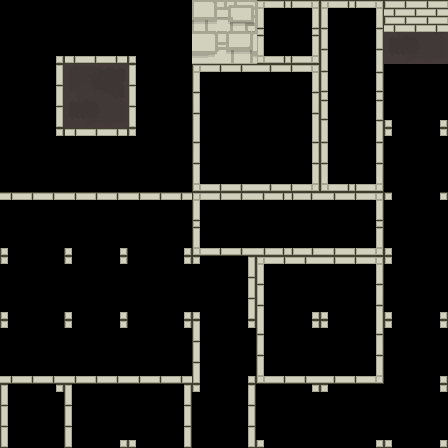
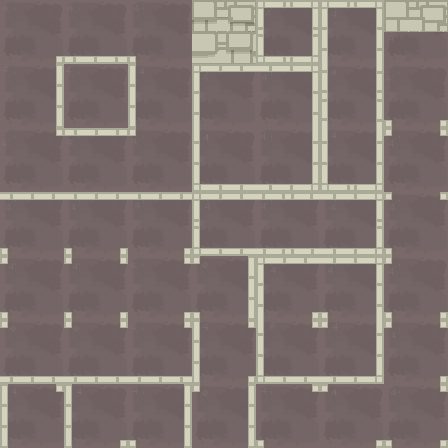
Comparing the layer stacks of the two 448 × 448 images. Changes:
showed group "floor-4" (4 layers) over left=0, top=0, right=448, bottom=448
renamed "background-4" to "wbackground-4", opacity 10% → 5%, painted on it over left=0, top=0, right=448, bottom=448
added layer "back-to-5" (5%) in group "floor-4" over left=192, top=0, right=448, bottom=64
hid "floor-0", opacity 40% → 50% over left=0, top=0, right=448, bottom=448
moved "walls" above "semi" over left=0, top=0, right=448, bottom=448
renamed "experimental-wall-shadows-soft" to "ex-wall-shadows-soft", painted on it over left=192, top=17, right=257, bottom=58
renamed "experimental-wall-shadows-hard" to "ex-wall-shadows-hard", painted on it over left=192, top=20, right=257, bottom=56
renamed "experimental-wall" to "ex-wall", painted on it over left=0, top=0, right=448, bottom=448
showed "ground" over left=0, top=0, right=448, bottom=448
